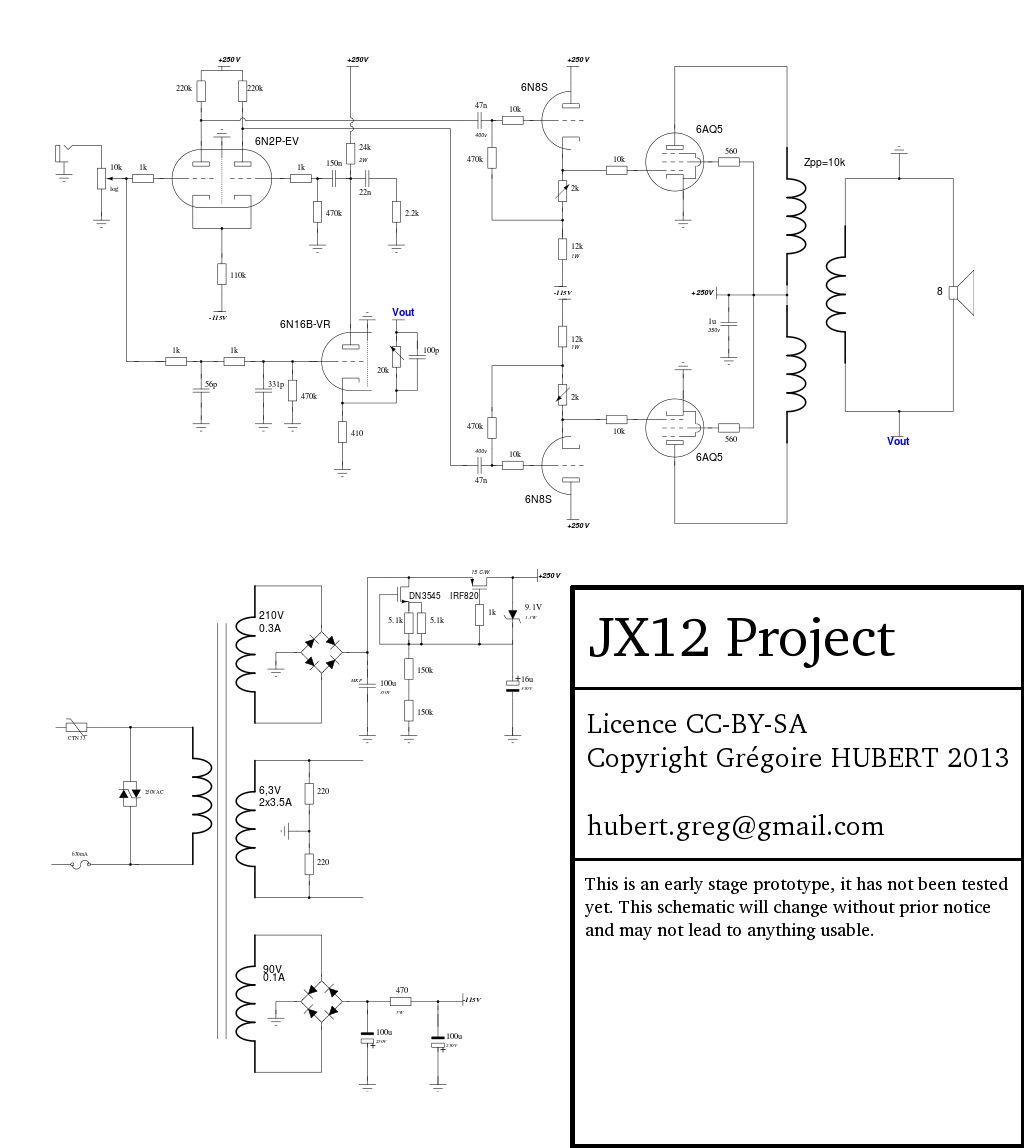
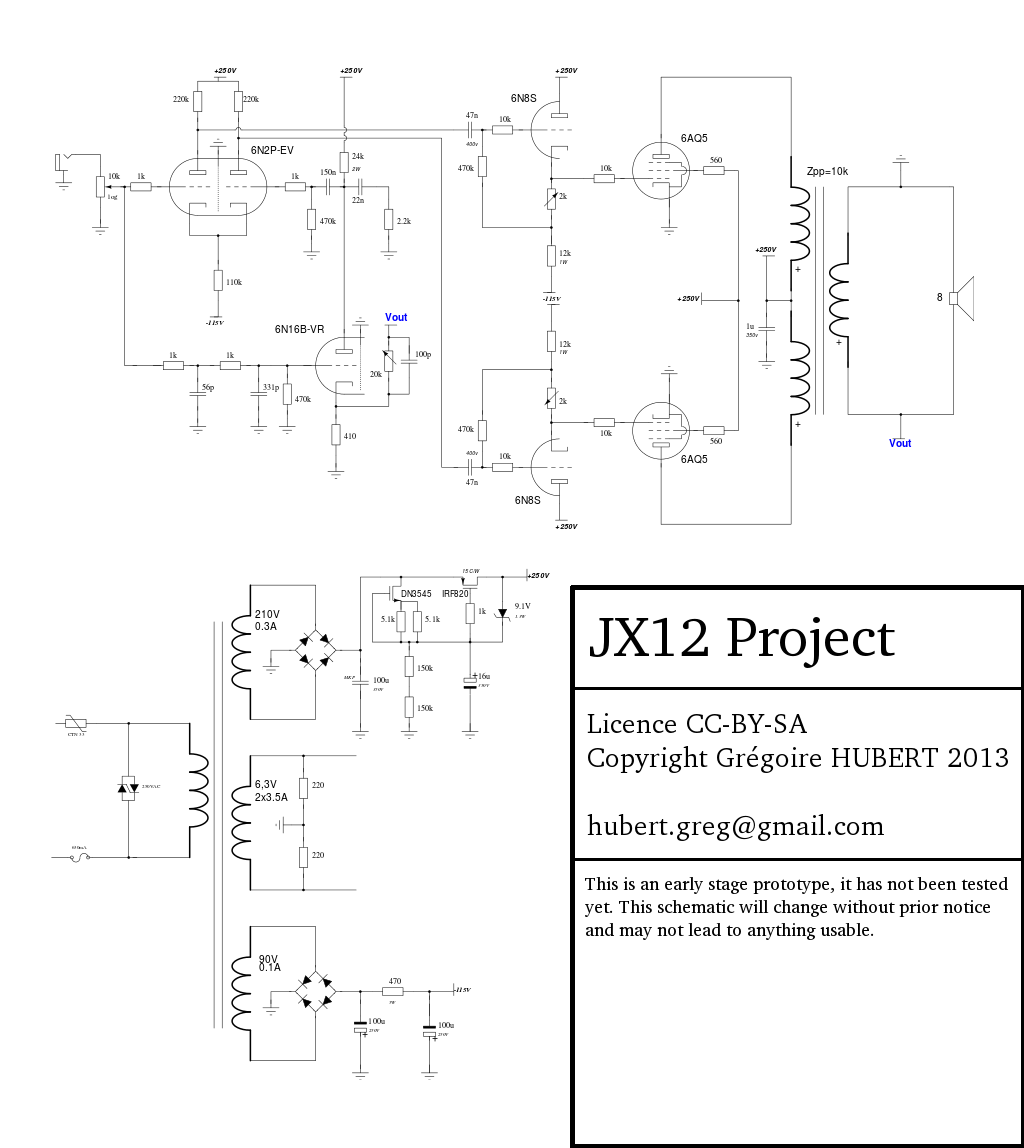
Before/after of a w=1024, h=1148 layered artwork. What changed in the layer stack:
painted on "JX12.svg" over [51,57,974,1092]
